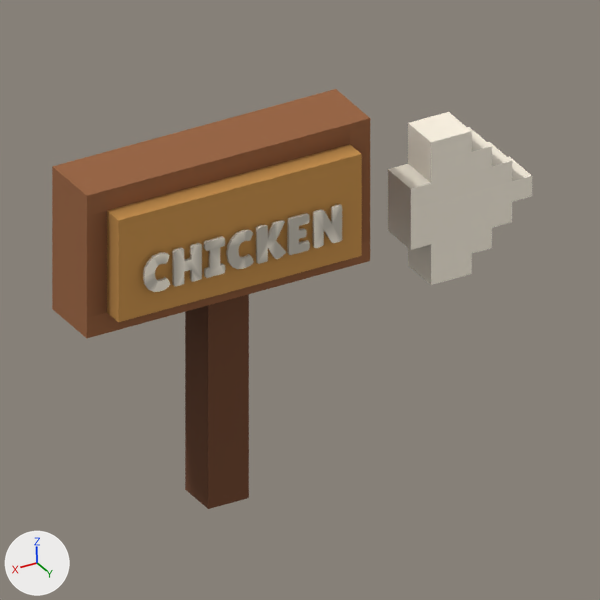
The Blender file art/home_controls.blend: old version first, new version second.
Rendered twice from the file's camera 'PreviewCamera'. The axes (+X, +Y, +Z) are drawn at lower left. The lights are the same throughout. The picture after the commit comes second.

Names of what the first picture shows: 'home_controls_arrow', 'home_controls_sign', 'label_chicken'.
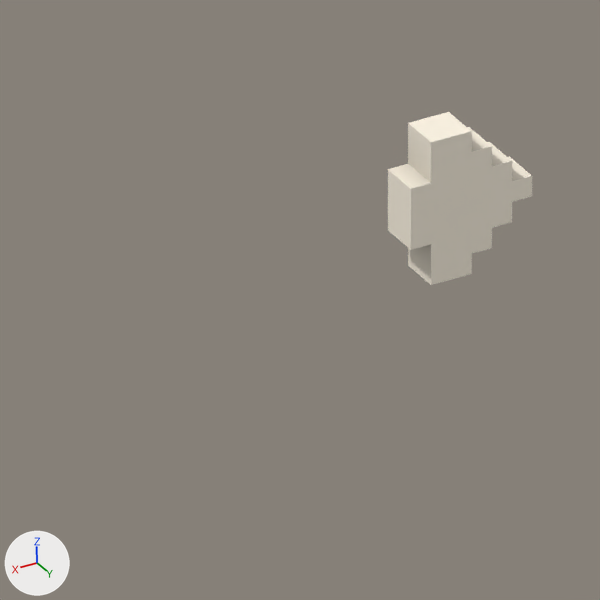
Where the change shows, as pixel boxes (x1, y1, x2, y2) in the pictures (600 x 600 px):
'home_controls_sign', deleted (brown): before (52, 89, 370, 509)
'label_chicken', deleted: before (143, 204, 342, 292)

Edits to the bpy script that builds the scene:
```text
Remove ob_home_controls_sign:
    ob_home_controls_sign = bpy.data.objects.new('home_controls_sign', me_home_controls_sign)
    ob_home_controls_sign.location = (0.0, 0.0, 0.0)
Remove ob_label_chicken:
    ob_label_chicken = bpy.data.objects.new('label_chicken', me_chicken)
    ob_label_chicken.location = (0.0, 0.0, 0.0)
```
